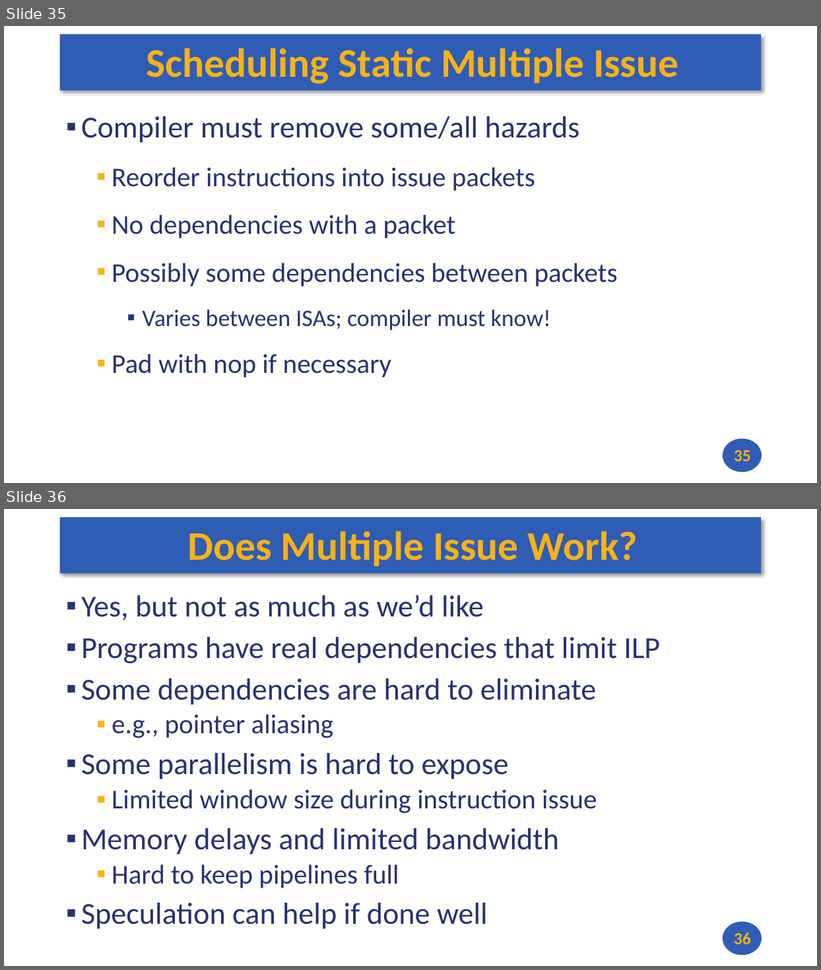
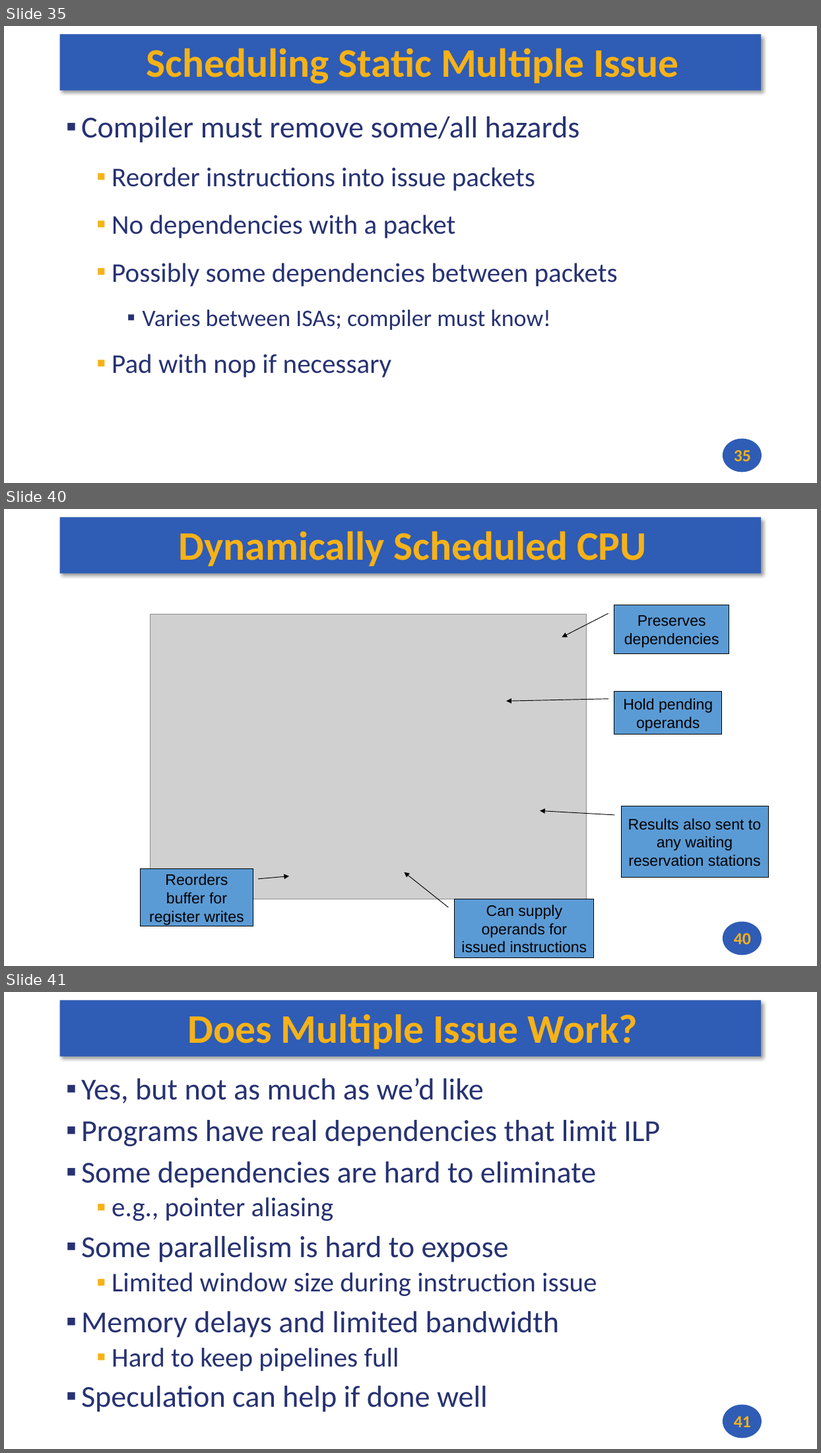
Before and after one commit to andrewt0301/hse-acos-course, a slide deck: docs/part1ca/09_Pipeline/CA_Lecture_09.pptx. Shown one above the other, each under a label of ours: slides 35 and 36 before the commit, slides 35, 40 and 41 after it; the slides between them are not shown. The pictures are 821x970 and 821x1453 pixels, drawn with LibreOffice and Linux fonts; fonts in the diff are those of the drawing; grey boxes stand for pictures. Boxes give left, top, right and bottom in pixels: in the first picture for what was removed or moved away, otherwise in the second. Text is boxed around its words. In the diff, an @@ line names an element or a change of style, - is before the commit and + after.

```diff
--- a/docs/part1ca/09_Pipeline/CA_Lecture_09.pptx
+++ b/docs/part1ca/09_Pipeline/CA_Lecture_09.pptx
@@ slide 40 added at bbox=[4, 509, 817, 966], background #FFFFFF; not listed: 2 template elements that a slide beside it also shows @@
@@ title added at bbox=[179, 531, 646, 566], 48 pt, text #F7B217, bold @@
+Dynamically Scheduled CPU
@@ border callout added at bbox=[614, 605, 729, 654], fill #5B9BD5, outline #000000 0.75 pt, 18 pt, text #000000 @@
+Preserves dependencies
@@ picture added at bbox=[150, 615, 587, 900] @@
@@ border callout added at bbox=[614, 691, 722, 735], fill #5B9BD5, outline #000000 0.75 pt, 18 pt, text #000000 @@
+Hold pending operands
@@ rectangle added at bbox=[491, 768, 591, 787], fill #FFFFFF @@
@@ border callout added at bbox=[621, 807, 768, 877], fill #5B9BD5, outline #000000 0.75 pt, 18 pt, text #000000 @@
+Results also sent to any waiting reservation stations
@@ border callout added at bbox=[140, 869, 253, 926], fill #5B9BD5, outline #000000 0.75 pt, 18 pt, text #000000 @@
+Reorders buffer for register writes
@@ border callout added at bbox=[455, 900, 594, 958], fill #5B9BD5, outline #000000 0.75 pt, 18 pt, text #000000 @@
+Can supply operands for issued instructions
@@ page number added at bbox=[734, 933, 751, 945], 20 pt, text #F7B217, bold @@
+40
@@ what was slide 36 is now slide 41 @@
@@ page number at bbox=[734, 1416, 751, 1428]: text changed @@
-36
+41
```
Also in this commit, not shown: 4 other slides added, 2 other files.
